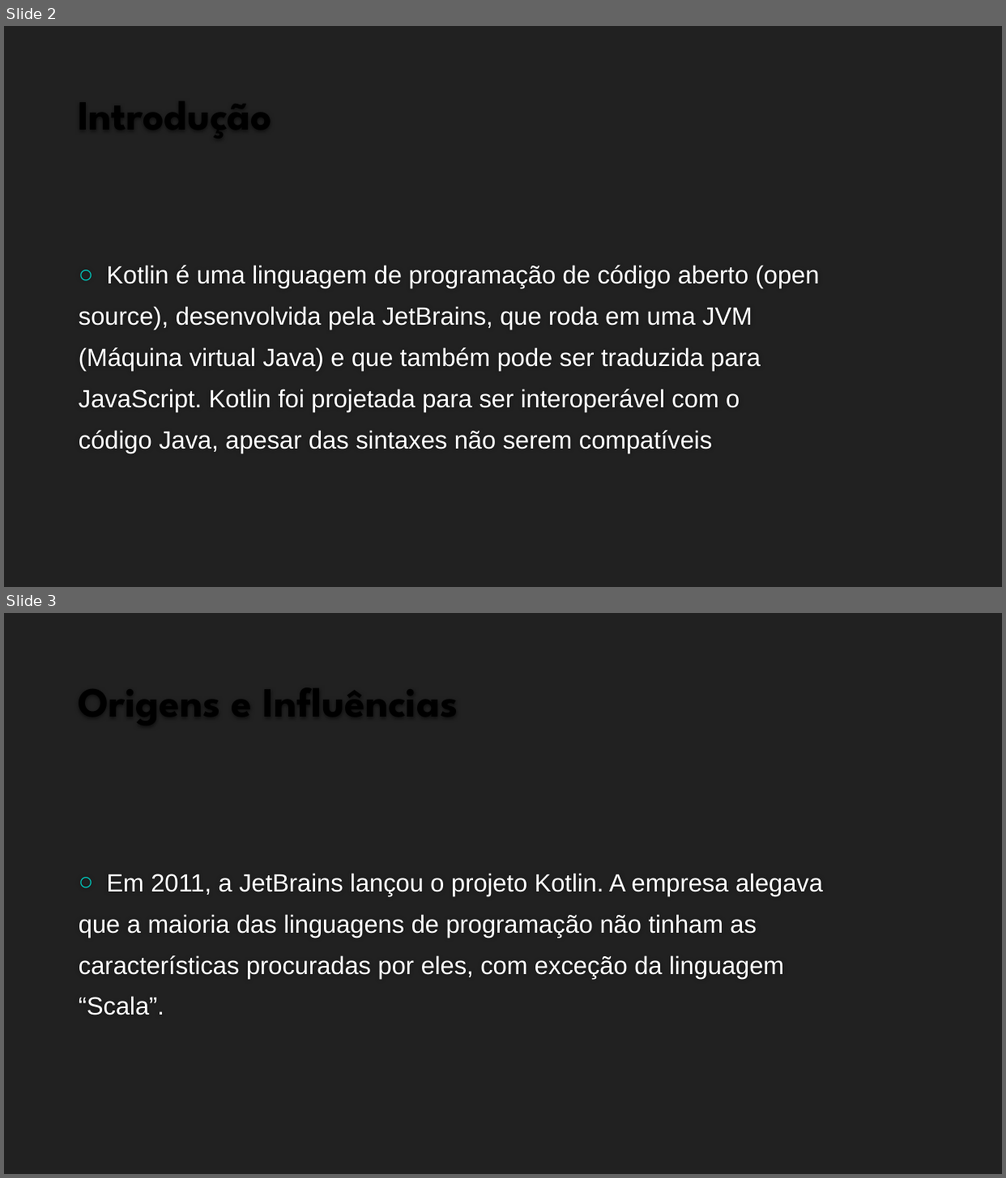
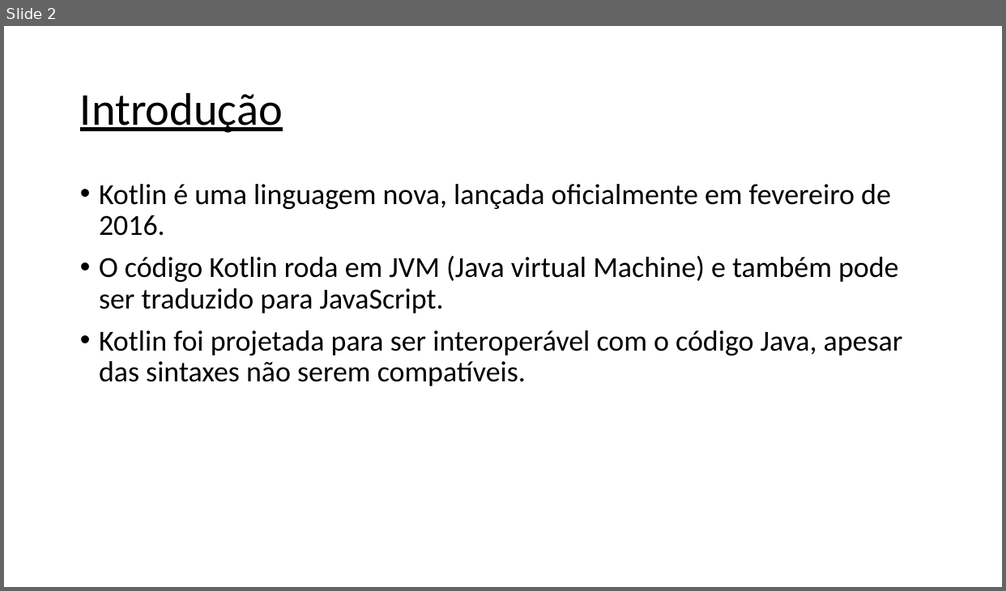
Before and after one commit to lucascomp/EDL, a slide deck: trabalhos/trabalho-01/SLIDES.pptx. Shown one above the other, each under a label of ours: slides 2 and 3 before the commit, slide 2 after it. The pictures are 1006x1178 and 1006x591 pixels, drawn with LibreOffice and Linux fonts; fonts in the diff are those of the drawing; background and template pictures are left out. Boxes give left, top, right and bottom in pixels: in the first picture for what was removed or moved away, otherwise in the second. Text is boxed around its words. In the diff, an @@ line names an element or a change of style, - is before the commit and + after.

```diff
--- a/trabalhos/trabalho-01/SLIDES.pptx
+++ b/trabalhos/trabalho-01/SLIDES.pptx
@@ slide 3 removed at bbox=[4, 613, 1002, 1174], background #212121 @@
@@ title removed at bbox=[70, 649, 936, 729] @@
-Origens e Influências
@@ text removed at bbox=[79, 873, 823, 1016] @@
-○ Em 2011, a JetBrains lançou o projeto Kotlin. A empresa alegava
-que a maioria das linguagens de programação não tinham as
-características procuradas por eles, com exceção da linguagem
-“Scala”.
@@ slide 2 changed as well @@
@@ background #212121 to #FFFFFF @@
@@ title "Introdução": place and size @@
-title "Introdução" at bbox=[70, 62, 936, 142]
+title "Introdução" at bbox=[80, 92, 283, 133]
@@ title "Introdução" at bbox=[80, 92, 283, 133]: size 40 to 44 pt, font League Spartan to Calibri, bold off, underline on; line spacing 1 to 0.9; vertical alignment bottom to middle @@
@@ text "Kotlin é uma linguagem nova, ..." at bbox=[99, 184, 903, 386]: vertical alignment middle to top @@
@@ text at bbox=[99, 184, 903, 386]: text changed; size 24 to 28 pt; font Arial to Calibri; text colour #FFFFFF to #000000 @@
-○ Kotlin é uma linguagem de programação de código aberto (open
-source), desenvolvida pela JetBrains, que roda em uma JVM
-(Máquina virtual Java) e que também pode ser traduzida para
-JavaScript. Kotlin foi projetada para ser interoperável com o
-código Java, apesar das sintaxes não serem compatíveis
+• Kotlin é uma linguagem nova, lançada oficialmente em fevereiro de 2016.
+• O código Kotlin roda em JVM (Java virtual Machine) e também pode ser traduzido para JavaScript.
+• Kotlin foi projetada para ser interoperável com o código Java, apesar das sintaxes não serem compatíveis.
```
Also in this commit, not shown: 6 other slides changed, 1 slide added, 4 other slides removed.
